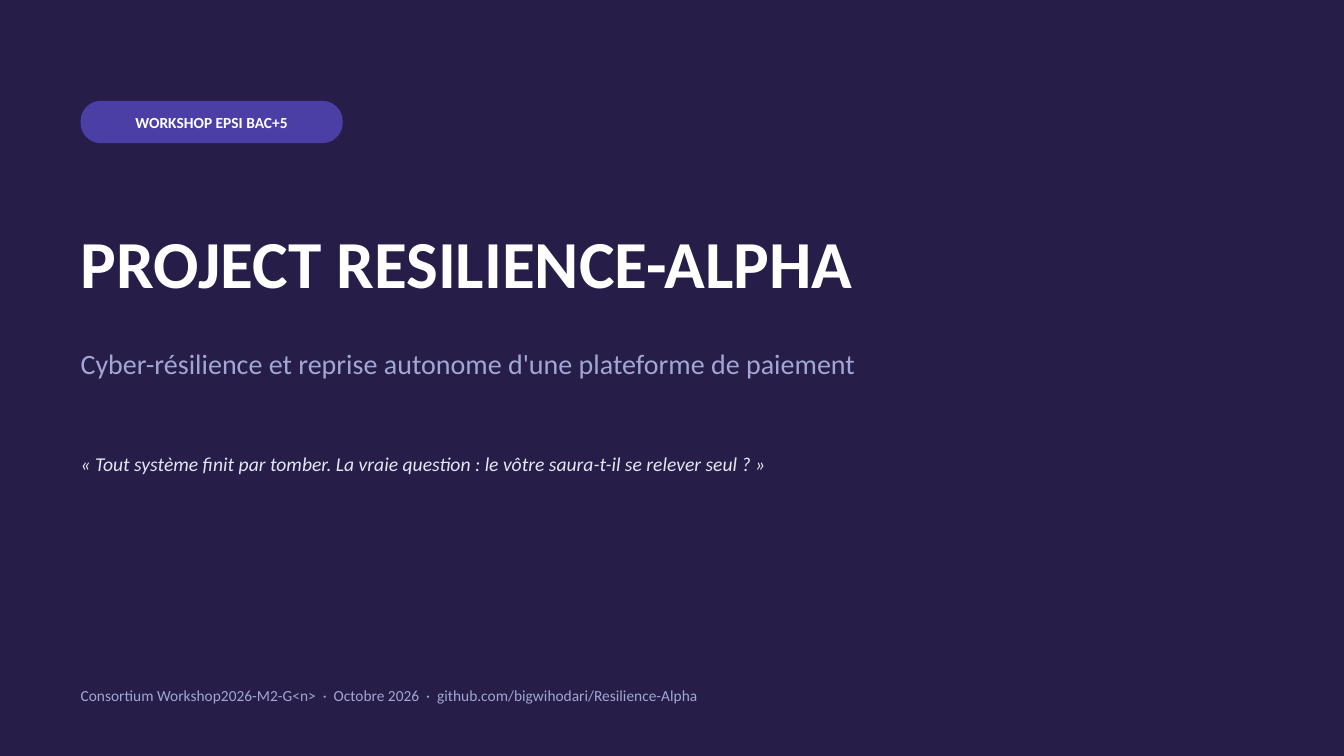
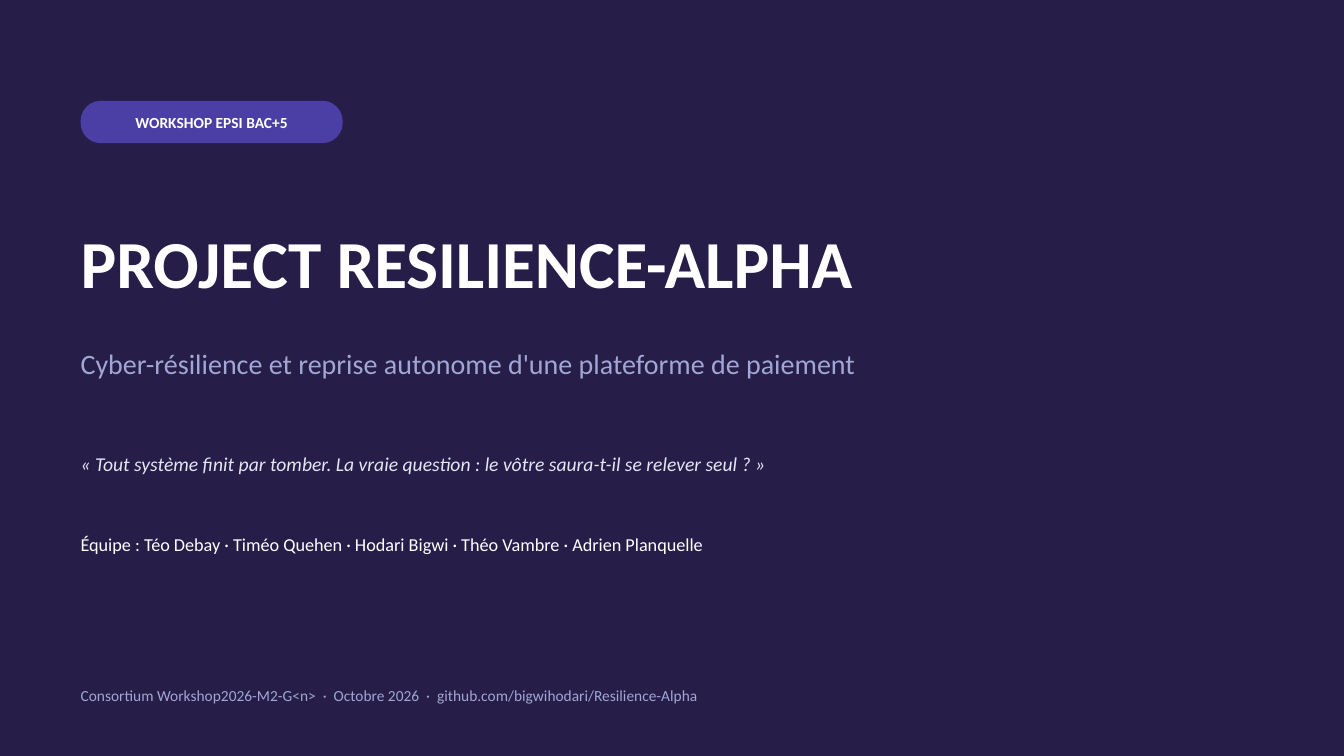
Before and after one commit to bigwihodari/Resilience-Alpha, a slide deck: slide 1 of livrables/Presentation-RESILIENCE-ALPHA.pptx. Drawn at 1344x756 pixels with LibreOffice and Linux fonts; fonts in the diff are those of the drawing. Boxes give left, top, right and bottom in pixels: in the first picture for what was removed or moved away, otherwise in the second. Text is boxed around its words. In the diff, an @@ line names an element or a change of style, - is before the commit and + after.

```diff
--- a/livrables/Presentation-RESILIENCE-ALPHA.pptx
+++ b/livrables/Presentation-RESILIENCE-ALPHA.pptx
@@ text added at box(81, 536, 702, 554), 13 pt, text #FFFFFF @@
+Équipe : Téo Debay · Timéo Quehen · Hodari Bigwi · Théo Vambre · Adrien Planquelle
```
Also in this commit, not shown: 3 other files.
